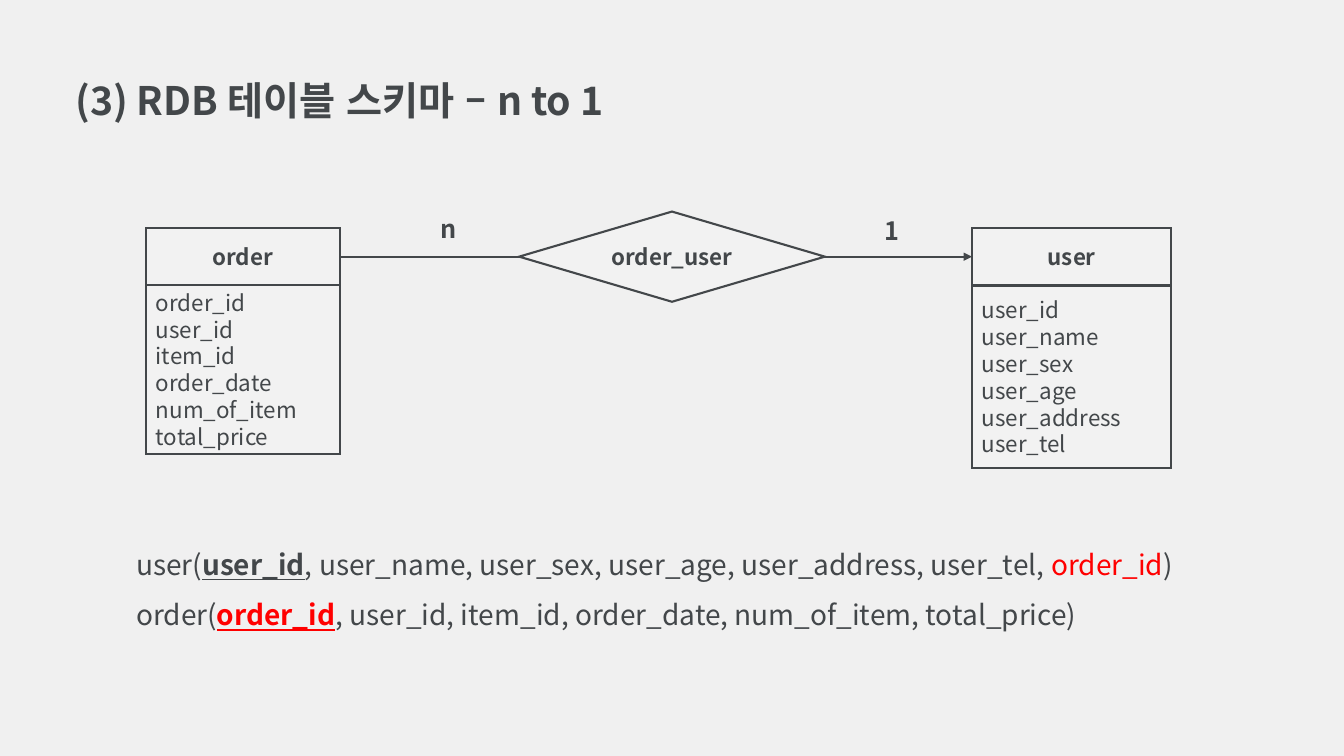
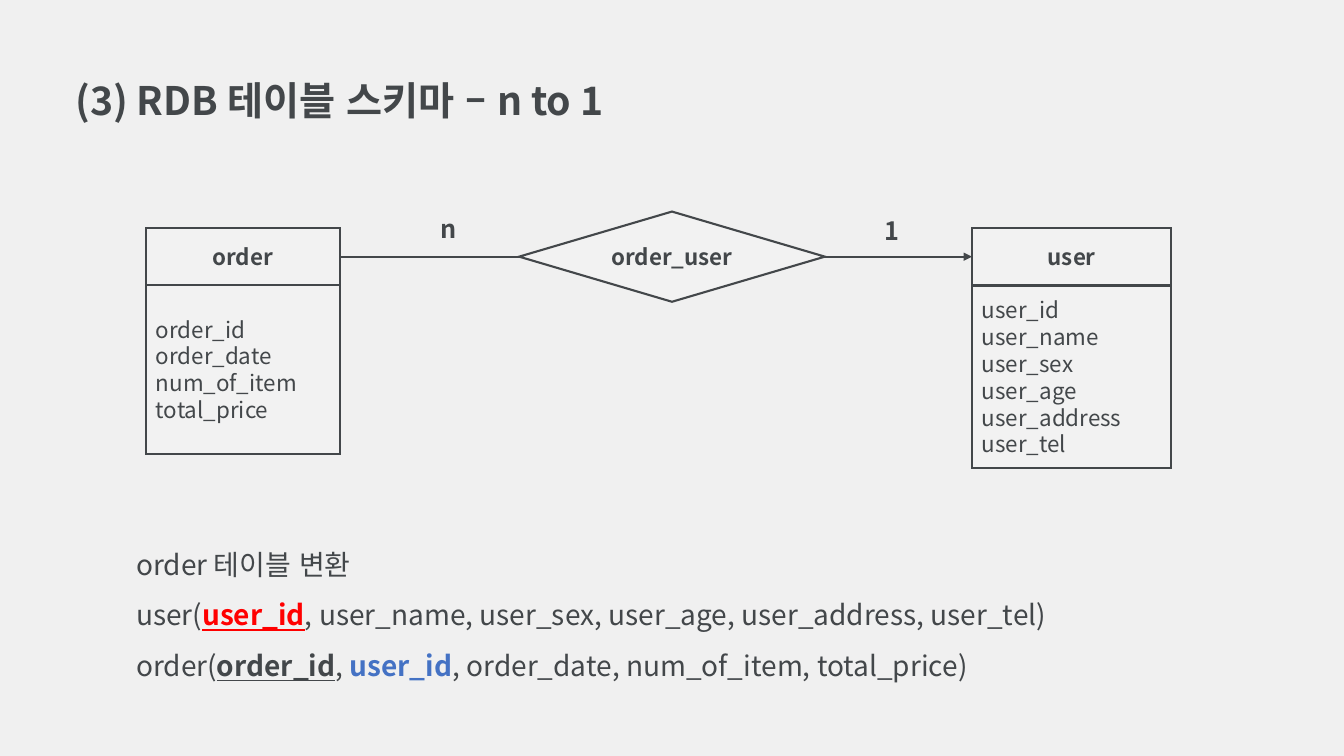
Before and after one commit to Archive-CAU/Database-Design, a slide deck: slide 7 of 데이터베이스설계 과제 4.pptx. Drawn at 1344x756 pixels with LibreOffice and Linux fonts; fonts in the diff are those of the drawing. Boxes give left, top, right and bottom in pixels: in the first picture for what was removed or moved away, otherwise in the second. Text is boxed around its words. In the diff, an @@ line names an element or a change of style, - is before the commit and + after.

```diff
--- a/데이터베이스설계 과제 4.pptx
+++ b/데이터베이스설계 과제 4.pptx
@@ text in rectangle at (x1=156, y1=320, x2=236, y2=367): paragraphs removed @@
-user_id
-item_id
@@ text at (x1=136, y1=551, x2=1046, y2=683): text changed @@
-user(user_id, user_name, user_sex, user_age, user_address, user_tel, order_id)
-order(order_id, user_id, item_id, order_date, num_of_item, total_price)
+order 테이블 변환
+user(user_id, user_name, user_sex, user_age, user_address, user_tel)
+order(order_id, user_id, order_date, num_of_item, total_price)
```
Also in this commit, not shown: 6 other slides changed, 13 slides added, 2 other files.
